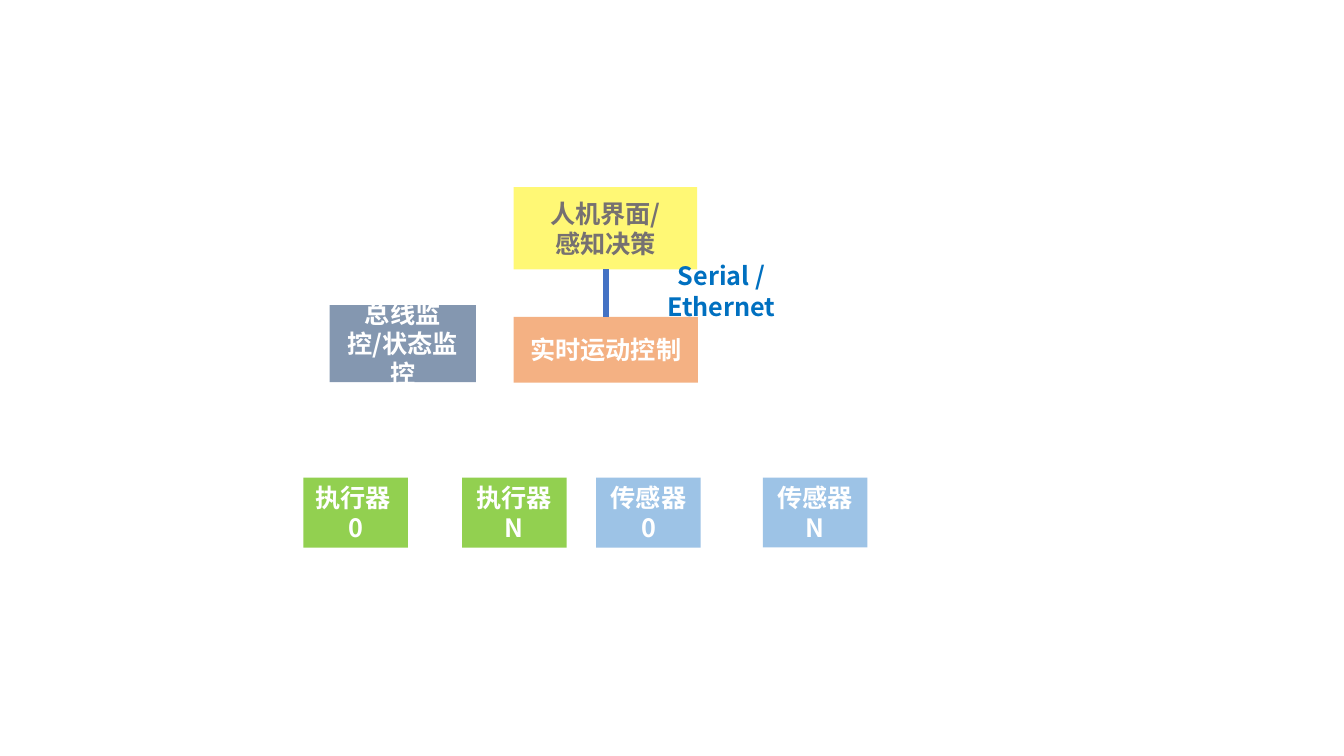
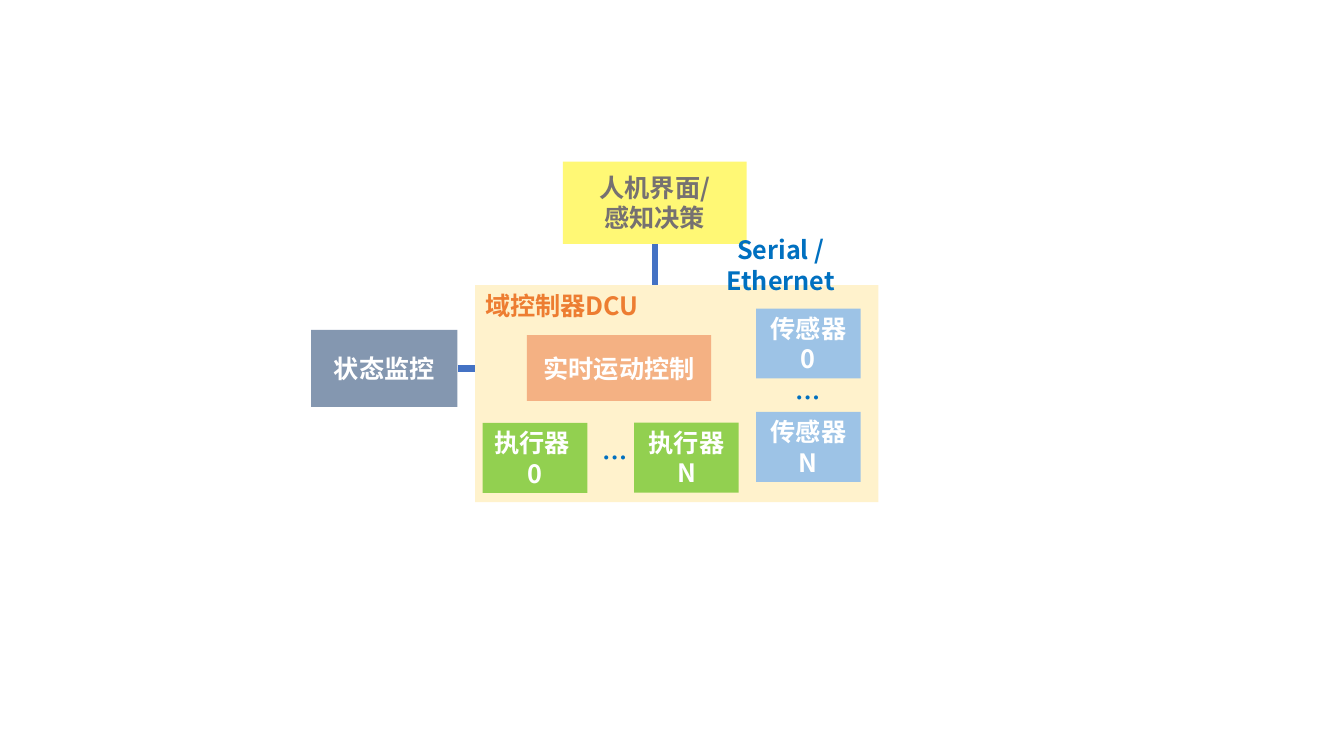
Before and after one commit to chinaduking/can-duck-core, a slide deck: slide 2 of docs/img/文档插图.pptx. Drawn at 1344x756 pixels with LibreOffice and Linux fonts; fonts in the diff are those of the drawing. Boxes give left, top, right and bottom in pixels: in the first picture for what was removed or moved away, otherwise in the second. Text is boxed around its words. In the diff, an @@ line names an element or a change of style, - is before the commit and + after.

```diff
--- a/docs/img/文档插图.pptx
+++ b/docs/img/文档插图.pptx
@@ rectangle "人机界面/": place and size @@
-rectangle "人机界面/" at (514,188,698,270)
+rectangle "人机界面/" at (563,161,746,244)
@@ text "Serial / Ethernet" rewrapped from (667,260,775,322) to (727,234,835,291) @@
@@ line moved from (606, 269) - (606, 317) to (655, 244) - (655, 285) @@
@@ rectangle added at (475,285,878,502), fill #FFF2CC, 18 pt, text #ED7D31, bold @@
+域控制器DCU
@@ rectangle "传感器": place and size @@
-rectangle "传感器" at (596,478,701,547)
+rectangle "传感器" at (756,309,861,378)
@@ rectangle "状态监控": place and size @@
-rectangle "状态监控" at (330,306,476,382)
+rectangle "状态监控" at (312,330,458,406)
@@ text in rectangle at (334,356,435,380): text changed @@
-总线监控/状态监控
+状态监控
@@ rectangle "实时运动控制": place and size @@
-rectangle "实时运动控制" at (514,317,699,382)
+rectangle "实时运动控制" at (527,336,712,401)
@@ line added from (458, 368) to (475, 368), #4472C4 4.5 pt @@
@@ text "…" at (783,362,834,432): text colour #FFFFFF to #0070C0 @@
@@ text "…": place and size @@
-text "…" at (410,478,461,547)
+text "…" at (783,362,834,432)
@@ rectangle "传感器": place and size @@
-rectangle "传感器" at (763,478,868,547)
+rectangle "传感器" at (756,412,861,482)
@@ rectangle "执行器": place and size @@
-rectangle "执行器" at (303,478,408,547)
+rectangle "执行器" at (483,423,588,493)
@@ text "…": place and size @@
-text "…" at (707,478,757,547)
+text "…" at (590,422,640,492)
@@ text "…" at (590,422,640,492): text colour #FFFFFF to #0070C0 @@
@@ rectangle "执行器": place and size @@
-rectangle "执行器" at (462,478,567,547)
+rectangle "执行器" at (634,422,739,492)
```
Also in this commit, not shown: 1 other slide changed, 2 other files.
